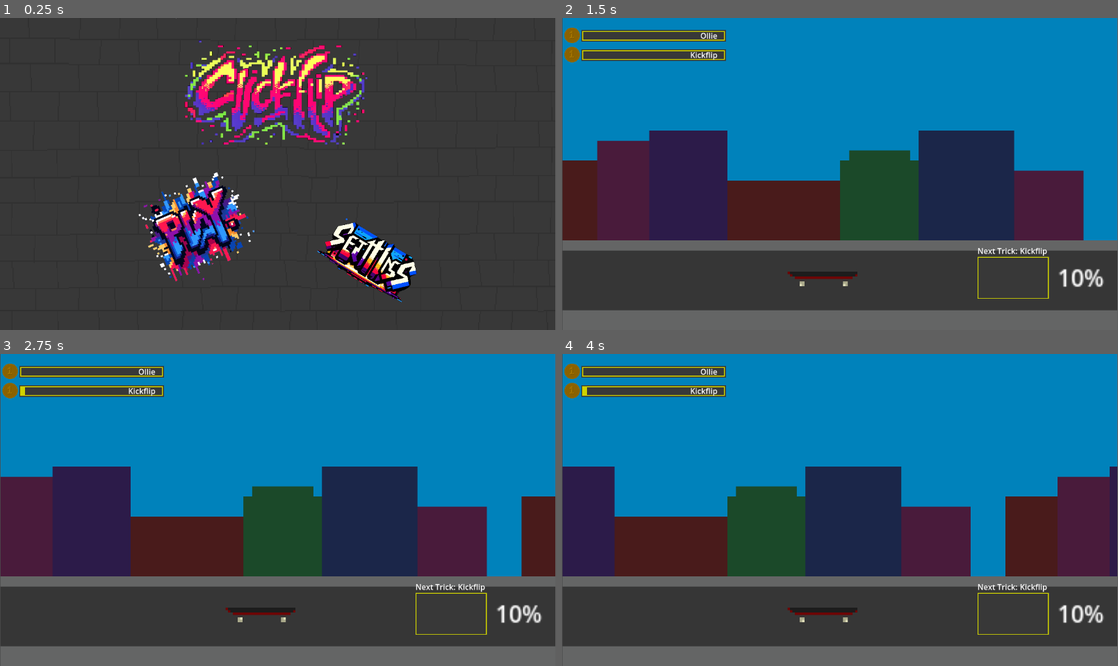
Above: before the commit, frames 1-4 (two rows, left to right).
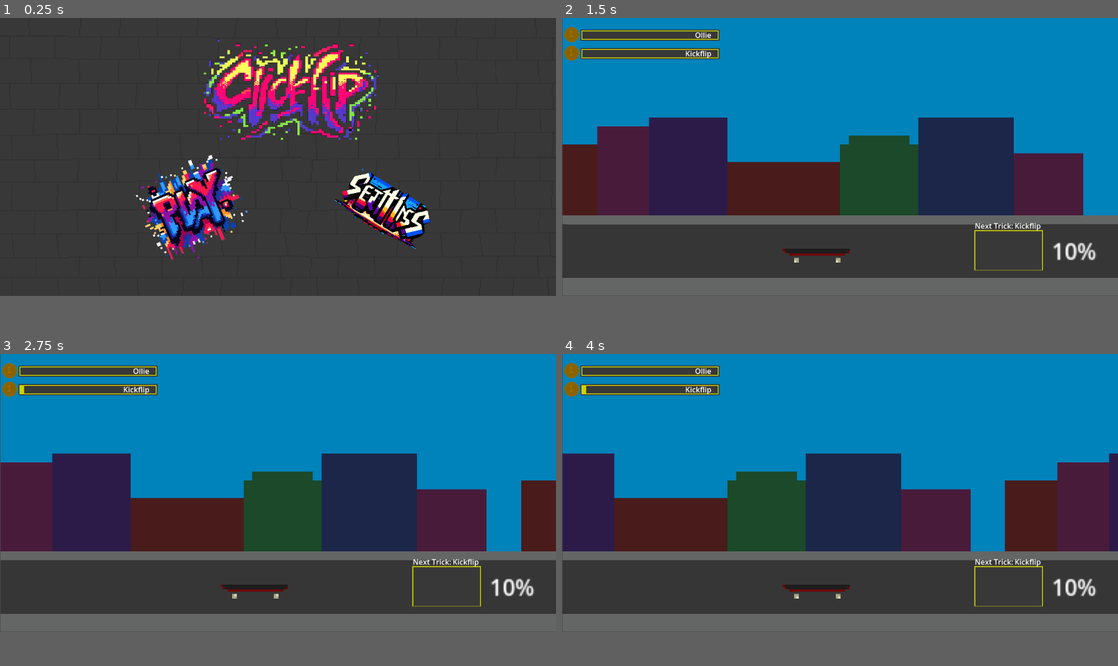
Above: after the commit, the same moments.

Repository: EthanMHolland/ClickFlip
Game: Godot game, scene res://src/StartMenu.tscn
Two runs of this game, one before a commit and one after it. Both use one fixed random seed, a clock stepped at 60 frames per second and the inputs below.
Inputs (mouse positions are in pixels of both pictures, inside the frame that each line leads up to; where the layout moved, square brackets give the same spot in the first picture):
- Up to frame 1 (0.25 s): no input
- Up to frame 2 (1.5 s): click (751, 230) [756, 227] at 0.5 s; click (1006, 280) [1012, 276] at 1.25 s
- Up to frame 3 (2.75 s): click (444, 616) [450, 612] at 2 s
- Up to frame 4 (4 s): click (1006, 616) [1012, 612] at 2.75 s
In our replay, the window is 799x449 before the commit and 800x400 after it. These sizes can differ from the game's own. Grey fills any space a smaller window leaves; there, only what the larger window draws over its background counts as a difference.

The runs differ from the first frame. In frame 1, 15% of the frame differs, in the area x 24-78%, y 0-92%; in frame 2, 29%; in frame 3, 29%; in frame 4, 29%, in the area x 0-100%, y 2-94%.

Commit message:
Fix Resolution

Diff:
--- a/project/project.godot
+++ b/project/project.godot
@@ -15,6 +15,12 @@
 config/features=PackedStringArray("4.2")
 config/icon="res://icon.png"
 
+[display]
+
+window/size/viewport_width=1200
+window/size/viewport_height=600
+window/size/mode=3
+
 [gui]
 
 common/drop_mouse_on_gui_input_disabled=true
--- a/project/src/Player.tscn
+++ b/project/src/Player.tscn
@@ -490,17 +490,17 @@
 script = ExtResource("1")
 
 [node name="CityBackground" parent="." instance=ExtResource("3")]
-position = Vector2(577.5, 317)
-scale = Vector2(18.0156, 20.75)
+position = Vector2(600.5, 292)
+scale = Vector2(18.7344, 19.1875)
 frame_progress = 0.435302
 
 [node name="Button" type="TextureButton" parent="."]
 texture_filter = 1
 layout_mode = 0
-offset_left = 860.0
-offset_top = 494.0
-offset_right = 1012.0
-offset_bottom = 586.0
+offset_left = 888.0
+offset_top = 456.0
+offset_right = 1040.0
+offset_bottom = 548.0
 texture_normal = ExtResource("8")
 texture_pressed = ExtResource("7")
 texture_disabled = ExtResource("7")
@@ -509,34 +509,32 @@
 
 [node name="Skateboard" parent="." instance=ExtResource("2")]
 texture_filter = 1
-position = Vector2(543, 532)
+position = Vector2(551, 503)
 sprite_frames = SubResource("SpriteFrames_nln0a")
 animation = &"Riding"
 frame_progress = 0.363009
 
 [node name="NextTrickStaticLabel" type="Label" parent="."]
 layout_mode = 0
-offset_left = 862.0
-offset_top = 472.0
-offset_right = 945.0
-offset_bottom = 496.0
+offset_left = 891.0
+offset_top = 437.0
+offset_right = 974.0
+offset_bottom = 461.0
 text = "Next Trick:"
 
 [node name="NextTrickDynamicLabel" type="Label" parent="."]
 layout_mode = 0
-offset_left = 950.0
-offset_top = 472.0
-offset_right = 1022.0
-offset_bottom = 496.0
-text = "Ollie
-"
+offset_left = 977.0
+offset_top = 437.0
+offset_right = 1049.0
+offset_bottom = 461.0
 
 [node name="NextTrickChanceLabel" type="Label" parent="."]
 layout_mode = 0
-offset_left = 1028.0
-offset_top = 504.0
-offset_right = 1058.0
-offset_bottom = 527.0
+offset_left = 1057.0
+offset_top = 468.0
+offset_right = 1087.0
+offset_bottom = 491.0
 scale = Vector2(3, 3)
 
 [node name="SkillsHUD" parent="." instance=ExtResource("4")]
--- a/project/src/StartMenu.tscn
+++ b/project/src/StartMenu.tscn
@@ -13,23 +13,23 @@
 
 [node name="MenuBackground" type="TextureRect" parent="."]
 texture_filter = 1
-offset_right = 1152.0
-offset_bottom = 652.0
+offset_right = 1201.0
+offset_bottom = 601.0
 texture = ExtResource("3")
 expand_mode = 1
 
 [node name="ClickFlipLogo" type="Sprite2D" parent="."]
 texture_filter = 1
-position = Vector2(572, 159)
+position = Vector2(628, 159)
 scale = Vector2(0.40332, 0.30957)
 texture = ExtResource("5")
 
 [node name="PlayButton" type="TextureButton" parent="."]
 texture_filter = 1
-offset_left = 242.0
-offset_top = 378.0
-offset_right = 490.0
-offset_bottom = 608.0
+offset_left = 248.0
+offset_top = 353.0
+offset_right = 496.0
+offset_bottom = 583.0
 rotation = -0.404916
 texture_normal = ExtResource("2")
 texture_pressed = ExtResource("7")
@@ -38,10 +38,10 @@
 
 [node name="SettingsButton" type="TextureButton" parent="."]
 texture_filter = 1
-offset_left = 721.0
-offset_top = 337.0
-offset_right = 973.0
-offset_bottom = 563.0
+offset_left = 785.0
+offset_top = 246.0
+offset_right = 1037.0
+offset_bottom = 472.0
 rotation = 0.541052
 texture_normal = ExtResource("4")
 texture_pressed = ExtResource("6")
